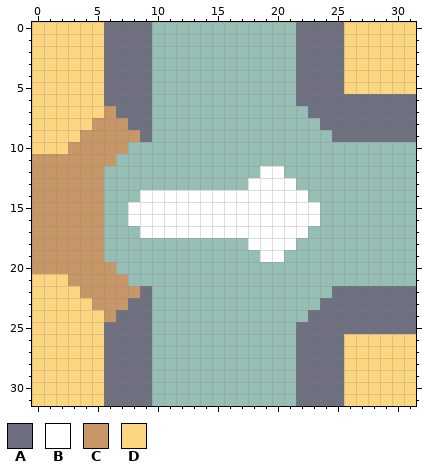
Pixel-art sprite: sprites/blocks/liquids/directed-conduit/directed-conduit-top-4.png. This is how it looked before the edit.
The file is 32x32 pixels.
Palette (. is transparent): A #6e7080  B #ffffff  C #c89768  D #fdd680
The result:
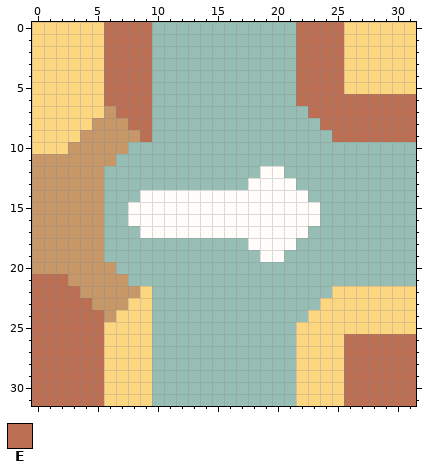
Colours new in this view: E #bc6f52
The edit:
colour B: #ffffff -> #fffcf9
y 0..5: x 6..9 AAAA -> EEEE; x 22..25 AAAA -> EEEE
y 6: x 6..9 AAAA -> EEEE; x 22..31 AAAAAAAAAA -> EEEEEEEEEE
y 7: x 7..9 AAA -> EEE; x 23..31 AAAAAAAAA -> EEEEEEEEE
y 8: x 8..9 AA -> EE; x 24..31 AAAAAAAA -> EEEEEEEE
y 9: x 9 A -> E; x 25..31 AAAAAAA -> EEEEEEE
y 21: x 0..2 DDD -> EEE
y 22: x 0..3 DDDD -> EEEE; x 9 A -> D; x 25..31 AAAAAAA -> DDDDDDD
y 23: x 0..4 DDDDD -> EEEEE; x 8..9 AA -> DD; x 24..31 AAAAAAAA -> DDDDDDDD
y 24: x 0..5 DDDDDD -> EEEEEE; x 7..9 AAA -> DDD; x 23..31 AAAAAAAAA -> DDDDDDDDD
y 25: x 0..9 DDDDDDAAAA -> EEEEEEDDDD; x 22..31 AAAAAAAAAA -> DDDDDDDDDD
y 26..31: x 0..9 DDDDDDAAAA -> EEEEEEDDDD; x 22..31 AAAADDDDDD -> DDDDEEEEEE
Pixel boxes of the changes (left, top, right, bottom) in both pictures:
changed: (32, 22, 416, 406)
